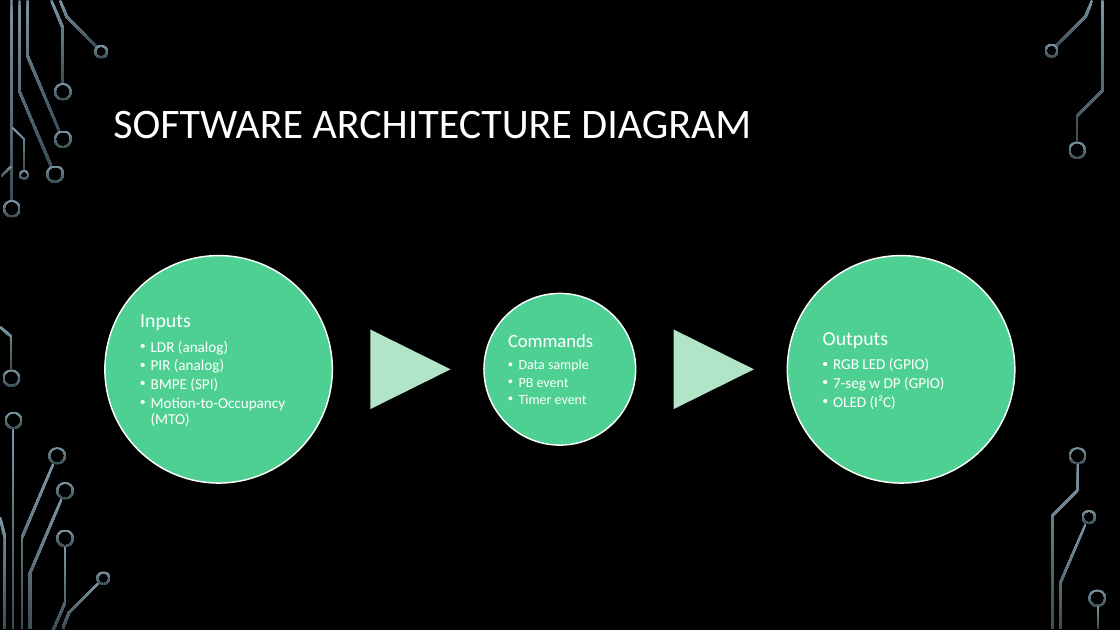
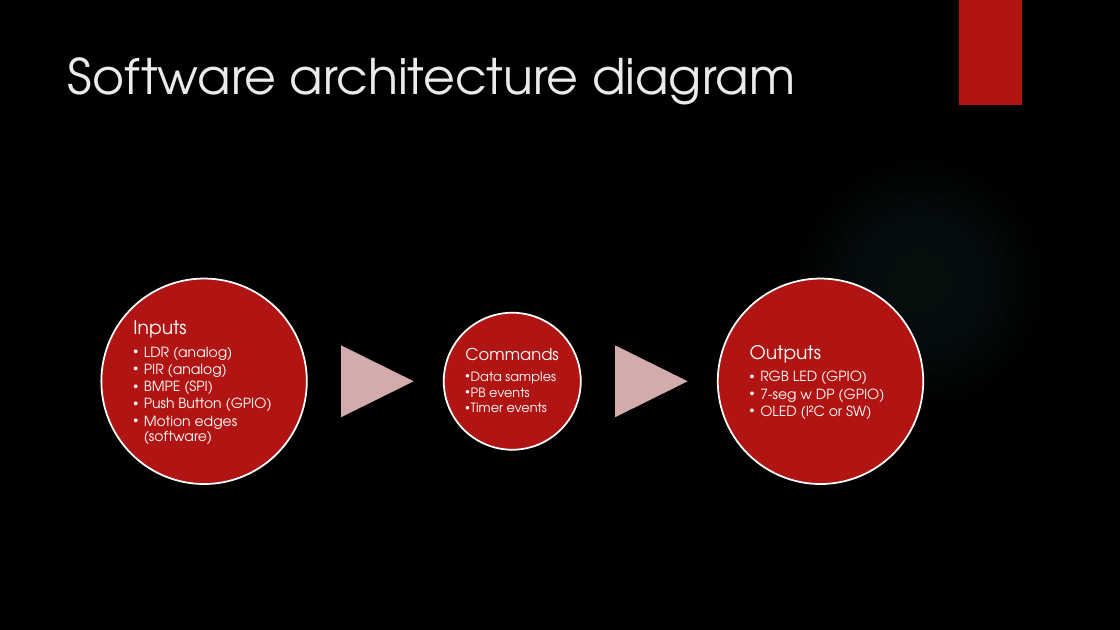
Before and after one commit to EmbeddedSystemClass/FinalProject5381, a slide deck: slide 9 of Final Project 5381.pptx. Drawn at 1120x630 pixels with LibreOffice and Linux fonts; fonts in the diff are those of the drawing; background and template pictures are left out. Boxes give left, top, right and bottom in pixels: in the first picture for what was removed or moved away, otherwise in the second. Text is boxed around its words. In the diff, an @@ line names an element or a change of style, - is before the commit and + after.

```diff
--- a/Final Project 5381.pptx
+++ b/Final Project 5381.pptx
@@ rectangle added at <box>959,0,1022,105</box>, fill #B01513 @@
@@ title "Software architecture diagram" at <box>68,57,795,105</box>: vertical alignment middle to top @@
@@ title at <box>68,57,795,105</box>: text changed; size 36 to 42 pt; font Calibri to TeX Gyre Adventor; text colour #FFFFFF to #EBEBEB @@
-SOFTWARE ARCHITECTURE DIAGRAM
+Software architecture diagram
@@ ellipse added at <box>791,154,1049,413</box>, fill gradient #50B9C1 @@
@@ ellipse: place and size @@
-ellipse at <box>105,255,333,483</box>
+ellipse at <box>102,279,308,485</box>
@@ fill #4FD093 to #B01513; outline #FFFFFF 1.25 pt to #FFFFFF 1.5 pt in 3 elements at <box>102,279,308,485</box>, <box>444,313,581,450</box>, <box>718,279,924,485</box> @@
@@ ellipse: place and size @@
-ellipse at <box>787,255,1015,483</box>
+ellipse at <box>718,279,924,485</box>
@@ text "Inputs": place and size @@
-text "Inputs" at <box>140,314,286,426</box>
+text "Inputs" at <box>133,320,272,444</box>
@@ text at <box>133,320,232,399</box>: size 17 to 16 pt in "Inputs"; font Calibri to TeX Gyre Adventor in "Inputs", "LDR (analog)", "PIR (analog)", "BMPE (SPI)"; size 13 to 12 pt in "LDR (analog)", "PIR (analog)", "BMPE (SPI)" @@
@@ ellipse: place and size @@
-ellipse at <box>484,293,636,445</box>
+ellipse at <box>444,313,581,450</box>
@@ text "Outputs": place and size @@
-text "Outputs" at <box>823,332,944,409</box>
+text "Outputs" at <box>750,345,884,419</box>
@@ triangle: place and size @@
-triangle at <box>370,330,451,410</box>
+triangle at <box>341,345,413,418</box>
@@ triangle at <box>341,345,413,418</box>: fill #B3E4C8 to #D4ACAB @@
@@ text "Commands": place and size @@
-text "Commands" at <box>508,334,593,404</box>
+text "Commands" at <box>465,347,558,412</box>
@@ text at <box>465,347,558,360</box>: size 16 to 14 pt, font Calibri to TeX Gyre Adventor in "Commands" @@
@@ triangle at <box>616,345,688,418</box>: fill #B3E4C8 to #D4ACAB @@
@@ triangle: place and size @@
-triangle at <box>673,330,754,410</box>
+triangle at <box>616,345,688,418</box>
@@ text at <box>750,345,884,406</box>: size 17 to 16 pt in "Outputs"; font Calibri to TeX Gyre Adventor in "Outputs", "RGB LED (GPIO)", "7-seg w DP (GPIO)"; size 13 to 12 pt in "RGB LED (GPIO)", "7-seg w DP (GPIO)" @@
@@ text at <box>465,371,556,412</box>: text changed; size 12 to 11 pt; font Calibri to TeX Gyre Adventor @@
-  •• Data sample
-  •• PB event
-  •• Timer event
+  •• Data samples
+  •• PB events
+  •• Timer events
@@ text at <box>144,397,272,444</box>: text changed; size 13 to 12 pt; font Calibri to TeX Gyre Adventor @@
-  •• Motion-to-Occupancy (MTO)
+  •• Push Button (GPIO)
+  •• Motion edges (software)
@@ text at <box>760,401,872,419</box>: text changed; size 13 to 12 pt; font Calibri to TeX Gyre Adventor @@
-  •• OLED (I²C)
+  •• OLED (I²C or SW)
@@ group removed at <box>0,0,1107,630</box>: 33 freeform shapes, 3 rectangles @@
```
Also in this commit, not shown: 43 other slides changed, 1 slide added.
